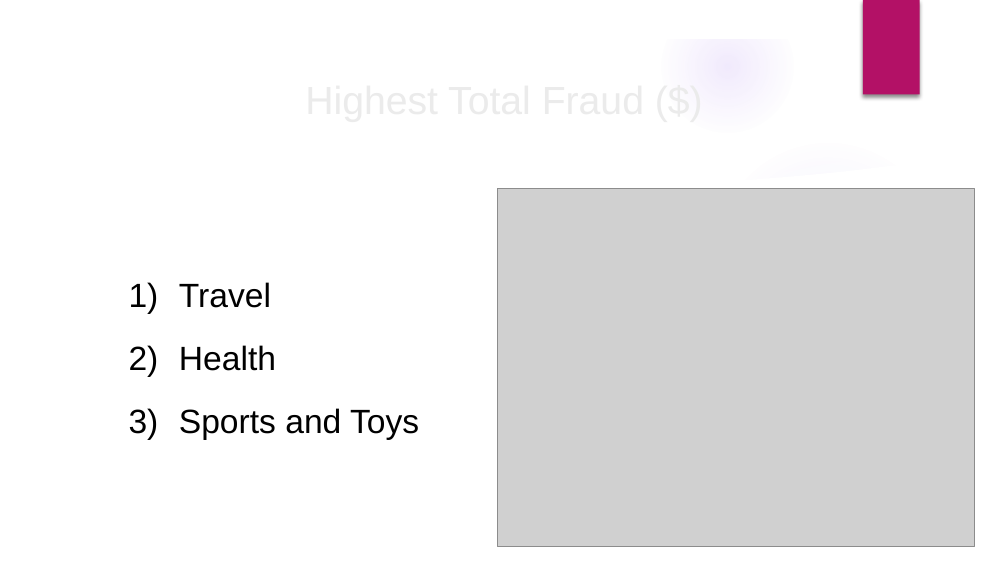
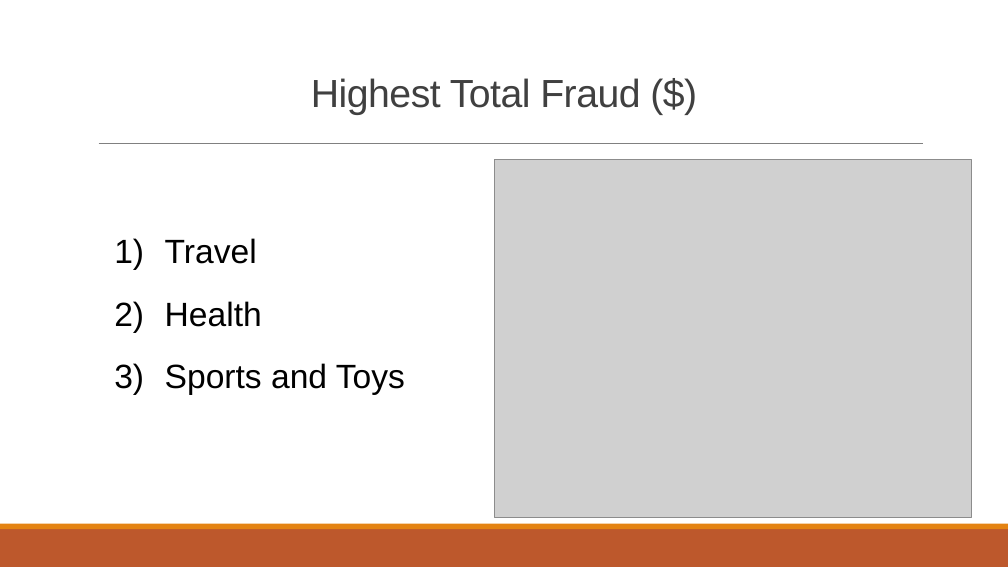
Before and after one commit to AliRampur/FlatIron-Capstone, a slide deck: slide 6 of presentation.pptx (slide 5 before the commit). Drawn at 1008x567 pixels with LibreOffice and Linux fonts; fonts in the diff are those of the drawing; grey boxes stand for pictures; background and template pictures are left out. Boxes give left, top, right and bottom in pixels: in the first picture for what was removed or moved away, otherwise in the second. Text is boxed around its words. In the diff, an @@ line names an element or a change of style, - is before the commit and + after.

```diff
--- a/presentation.pptx
+++ b/presentation.pptx
@@ group removed at (x1=0, y1=0, x2=1008, y2=567): 5 ellipses, 3 freeform shapes @@
@@ rectangle removed at (x1=863, y1=0, x2=919, y2=95) @@
@@ title "Highest Total Fraud ($)" at (x1=311, y1=78, x2=640, y2=115): text colour #EBEBEB to #404040, letter spacing 0 to -0.4 pt; line spacing 1 to 0.85 @@
@@ line added from (99, 144) to (922, 144), #808080 0.5 pt @@
@@ picture moved from (x1=497, y1=188, x2=974, y2=546) to (x1=494, y1=159, x2=971, y2=517) @@
@@ text "Travel" moved from (x1=179, y1=282, x2=419, y2=440) to (x1=165, y1=238, x2=405, y2=395) @@
@@ rectangle added at (x1=0, y1=529, x2=1008, y2=567), fill #BD582C @@
@@ rectangle added at (x1=0, y1=524, x2=1008, y2=529), fill #E48312 @@
```
Also in this commit, not shown: 7 other slides changed, 4 slides added, 3 slides removed, 6 other files.
